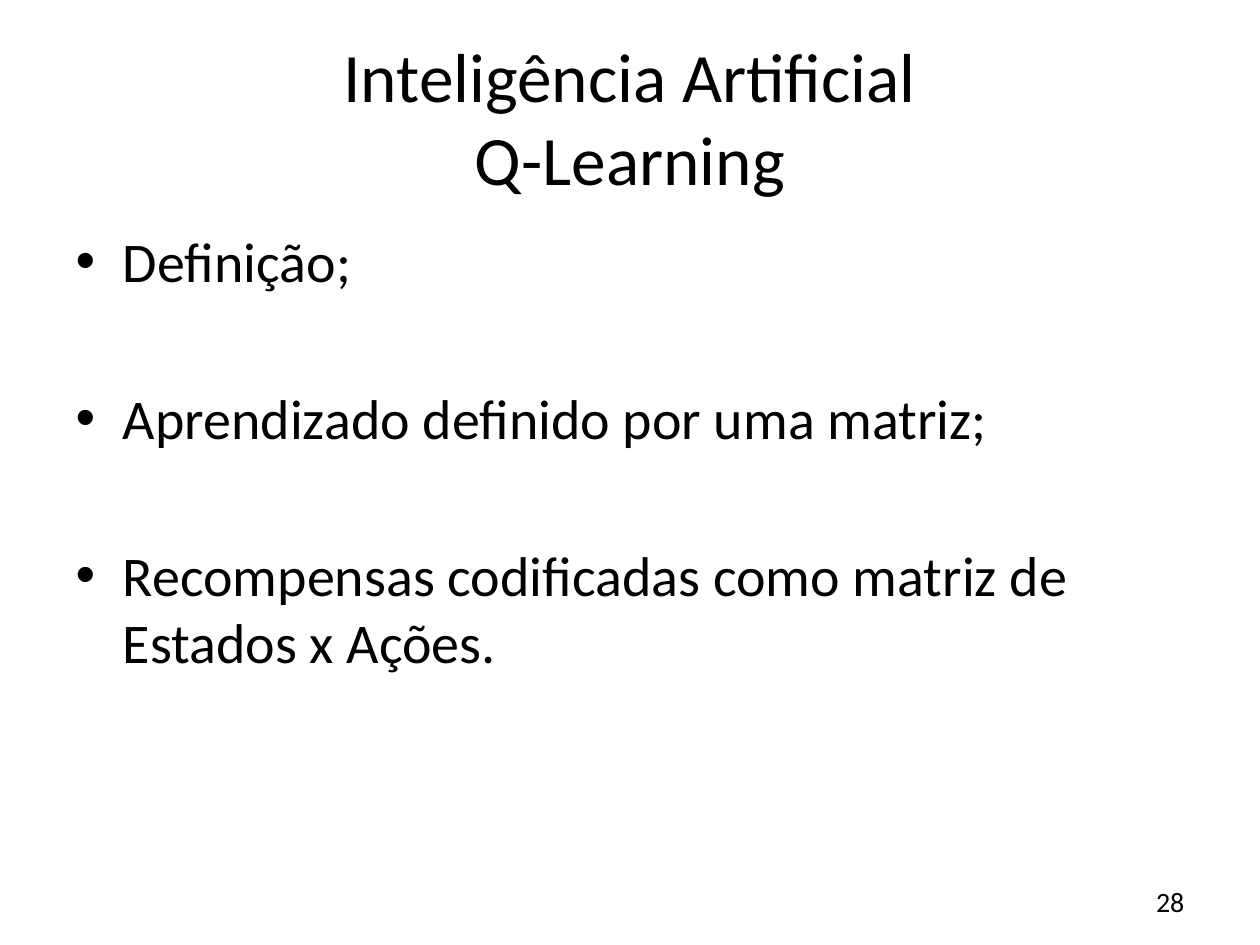
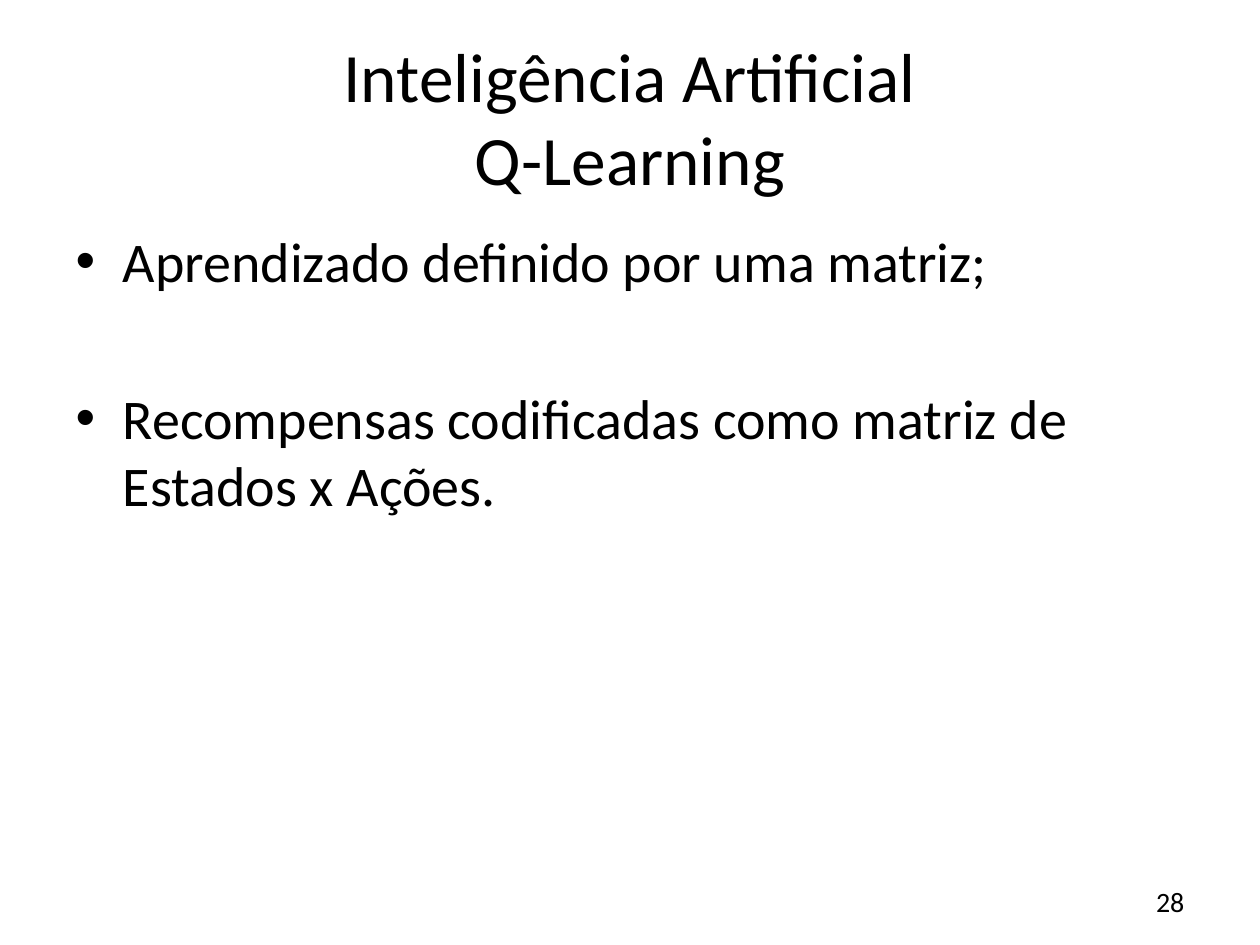
Before and after one commit to JonathanOhara/dissertacao, a slide deck: slide 28 of Apresentação Qualificação.pptx. Drawn at 1260x945 pixels with LibreOffice and Linux fonts; fonts in the diff are those of the drawing; background and template pictures are left out. Boxes give left, top, right and bottom in pixels: in the first picture for what was removed or moved away, otherwise in the second. Text is boxed around its words. In the diff, an @@ line names an element or a change of style, - is before the commit and + after.

```diff
--- a/Apresentação Qualificação.pptx
+++ b/Apresentação Qualificação.pptx
@@ text at [123, 243, 351, 292]: paragraph removed @@
-• Definição;
```
Also in this commit, not shown: 12 other slides changed, 4 slides added, 2 other files.
